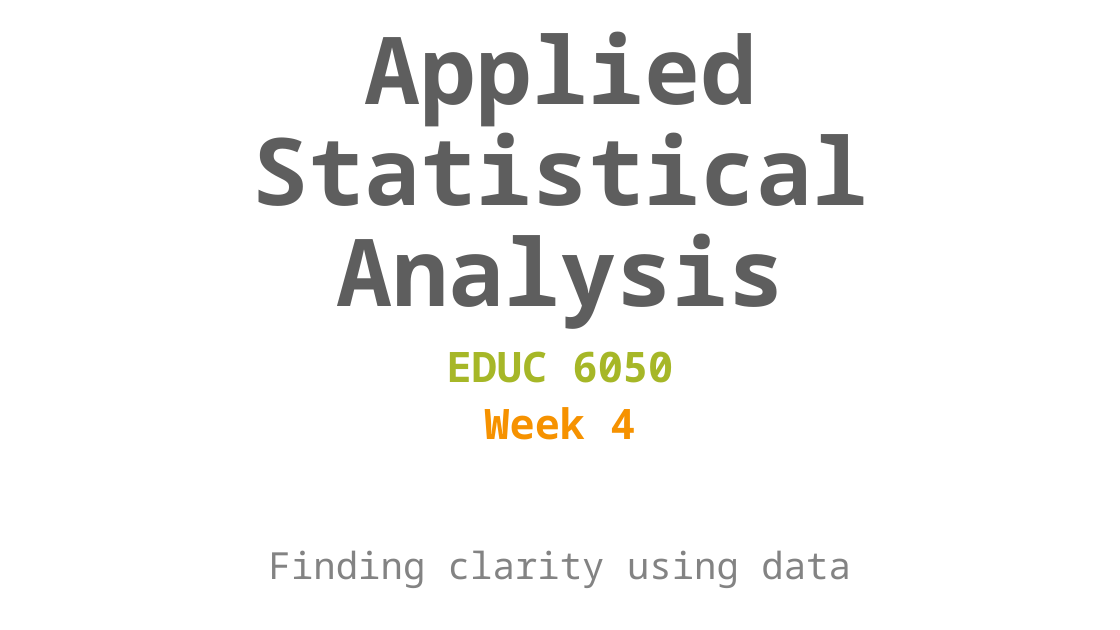
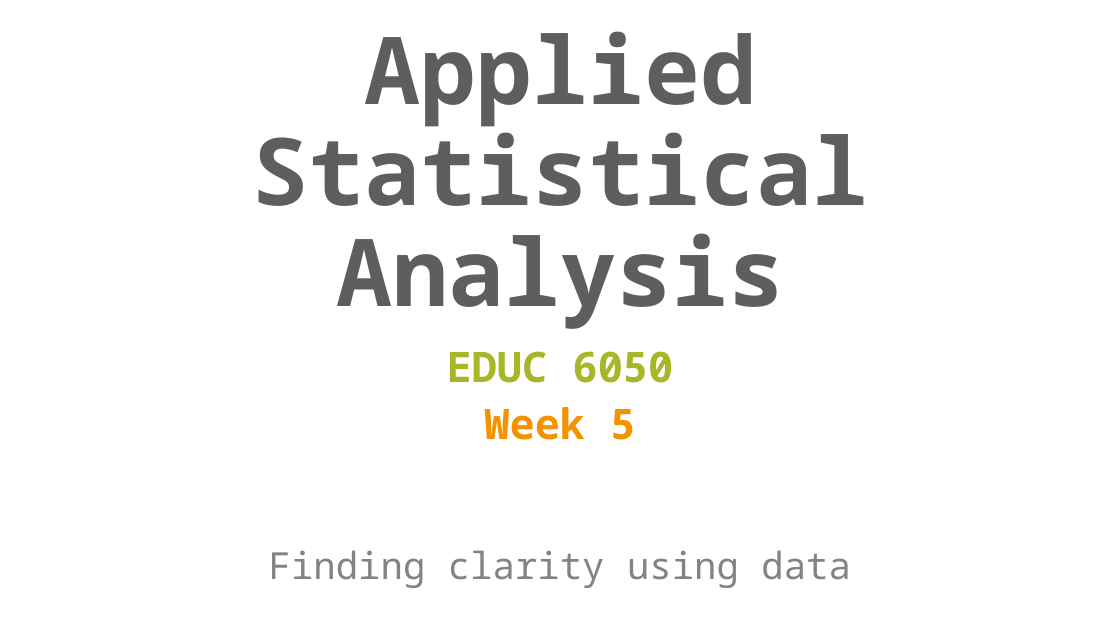
Before and after one commit to TysonStanley/EDU-6050, a slide deck: slide 1 of Slides/05_EDUC_6050_2018.pptx. Drawn at 1120x630 pixels with LibreOffice and Linux fonts; fonts in the diff are those of the drawing. Boxes give left, top, right and bottom in pixels: in the first picture for what was removed or moved away, otherwise in the second. Text is boxed around its words. In the diff, an @@ line names an element or a change of style, - is before the commit and + after.

```diff
--- a/Slides/05_EDUC_6050_2018.pptx
+++ b/Slides/05_EDUC_6050_2018.pptx
@@ subtitle at [484, 407, 635, 440]: text changed @@
-Week 4
+Week 5
```
Also in this commit, not shown: 5 other files.
